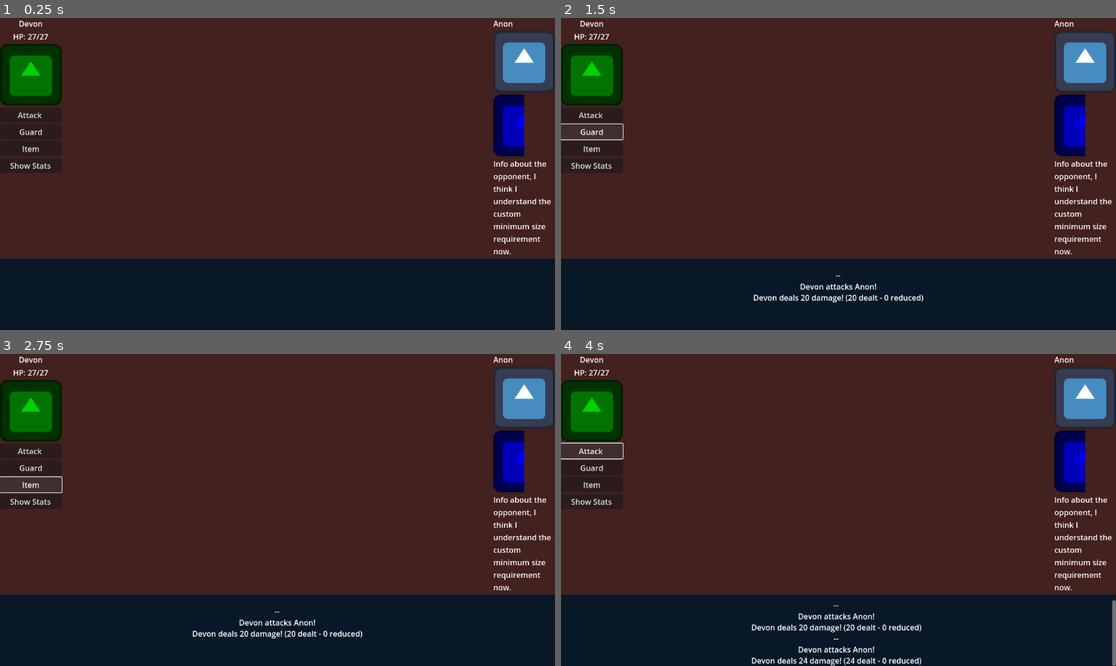
Above: before the commit, frames 1-4 (two rows, left to right).
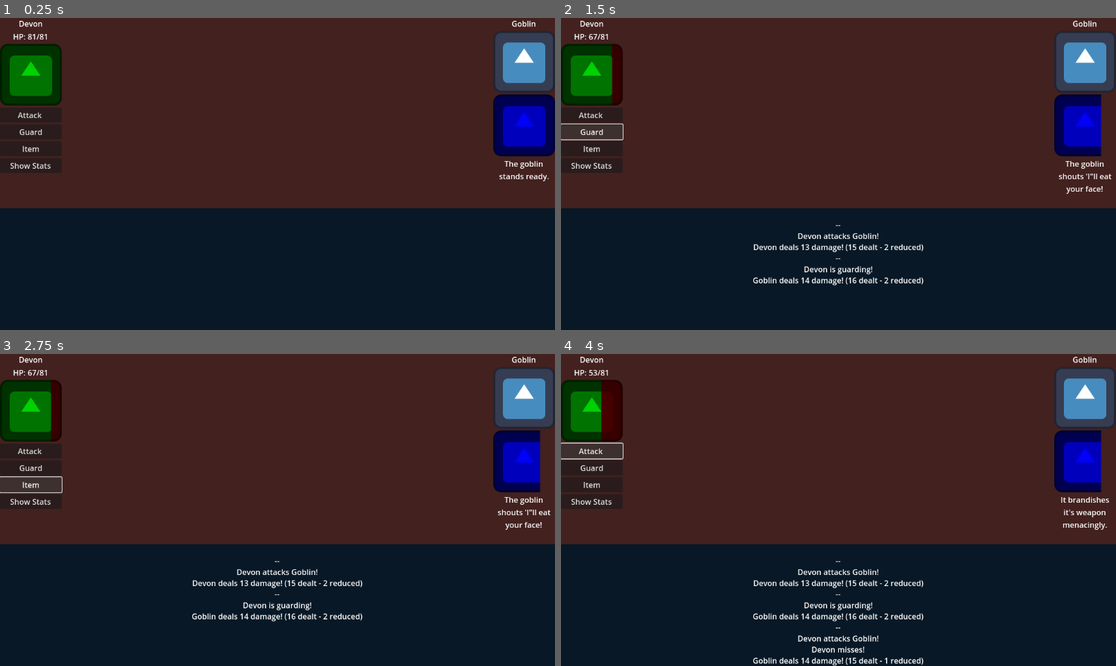
Above: after the commit, the same moments.

Repository: Cuppit/UI-Fights2
Game: Godot game, scene res://scenes/main_game_ui.tscn
Two runs of this game, one before a commit and one after it. Both use one fixed random seed, a clock stepped at 60 frames per second and the inputs below. The engine's default icon, where the game draws it, is replaced by a stand-in: a white triangle on a blue panel in a dark square.
Inputs:
- Up to frame 1 (0.25 s): no input
- Up to frame 2 (1.5 s): click "Attack" at 0.5 s; click "Guard" at 1.25 s
- Up to frame 3 (2.75 s): click "Item" at 2 s
- Up to frame 4 (4 s): click "Show Stats" at 2.75 s; click "Attack" at 3.5 s

The runs differ from the first frame. In frame 1, 18% of the frame differs, in the area x 0-100%, y 0-78%; in frame 2, 18%; in frame 3, 18%; in frame 4, 20%, in the area x 0-100%, y 0-100%.

Commit message:
Enemies can act, and express personality

Diff:
--- a/scenes/main_game_ui.tscn
+++ b/scenes/main_game_ui.tscn
@@ -74,6 +74,7 @@
 
 [node name="BtnGuard" type="Button" parent="Background/VBoxContainer/HBoxContainer/PlayerUI"]
 layout_mode = 2
+disabled = true
 text = "Guard"
 
 [node name="BtnItem" type="Button" parent="Background/VBoxContainer/HBoxContainer/PlayerUI"]
@@ -92,6 +93,7 @@
 [node name="Name" type="Label" parent="Background/VBoxContainer/HBoxContainer/OpponentUI"]
 layout_mode = 2
 text = "NameLabel"
+horizontal_alignment = 1
 
 [node name="OpponentPortrait" type="TextureRect" parent="Background/VBoxContainer/HBoxContainer/OpponentUI"]
 layout_mode = 2
@@ -110,6 +112,7 @@
 layout_mode = 2
 size_flags_vertical = 1
 text = "Info about the opponent, I think I understand the custom minimum size requirement now."
+horizontal_alignment = 1
 autowrap_mode = 3
 
 [node name="InfoBox" type="ColorRect" parent="Background/VBoxContainer"]
--- a/scripts/armor.gd
+++ b/scripts/armor.gd
@@ -4,6 +4,7 @@
 
 var armor_name = "Armor name"
 var armor_desc = "Armor description"
+var base_evasion = 0
 var base_armor = 0
 var stat_bonuses={"str":0,"dex":0,"con":0}
 
@@ -15,9 +16,10 @@
 
 var armor_type = ArmorType.LIGHT
 
-func _init(name="None", amr=0, type=ArmorType.LIGHT, desc="Nothing but the clothes on your back.",stat_bons={"str":0,"dex":0,"con":0}):
+func _init(name="None", eva=0, amr=0, type=ArmorType.LIGHT, desc="Nothing but the clothes on your back.",stat_bons={"str":0,"dex":0,"con":0}):
 	armor_name = name
 	armor_desc = desc
+	base_evasion = eva
 	base_armor = amr
 	armor_type = type
 	stat_bonuses = stat_bons
--- a/scripts/databases/armor_db.gd
+++ b/scripts/databases/armor_db.gd
@@ -1,5 +1,7 @@
 extends Node
+var db = Global.armorDB
 
 func build_armor_db():
-	Global.armorDB["None"]=Armor.new()
-	Global.armorDB["Gambeson"]=Armor.new("Gambeson", 1, Armor.ArmorType.LIGHT, "Minimal protection for your person.")
+	db["None"]=Armor.new()
+	db["Gambeson"]=Armor.new("Gambeson",0, 3, Armor.ArmorType.LIGHT, "Minimal protection for your person.")
+	db["Jerkin"]=Armor.new("Jerkin",0, 1, Armor.ArmorType.LIGHT, "A worn jerkin.")
--- a/scripts/databases/character_db.gd
+++ b/scripts/databases/character_db.gd
@@ -1 +1,10 @@
 extends Node
+var db = Global.characterDB
+var Attitude = GameCharacter.Attitude # convenience assignment for copypasting from GameCharacter script
+
+func build_character_db():
+	db["None"]=GameCharacter.new()
+	db["Goblin"]=GameCharacter.new("Goblin",3,6,2,"Club","Jerkin", {Attitude.NEUTRAL:["The goblin stands ready.","The goblin shouts 'I\"ll eat your face!","It brandishes it's weapon menacingly.","The goblin is sizing you up."]\
+					 ,Attitude.AGGRESSIVE:["The goblin looks ready to charge!","The goblin's shouting a battle cry!","You see a flash of bloodlust in it's eyes!"]\
+					 ,Attitude.DEFENSIVE:["It's taking a defensive posture...","The goblin's anticipating your next move!"]\
+					 ,Attitude.FAINTING:["The goblin's out of breath!","The goblin's struggling to stand!","It's looking rather weak!"]})
--- a/scripts/databases/weapon_db.gd
+++ b/scripts/databases/weapon_db.gd
@@ -1,7 +1,9 @@
 extends Node
 
+var db = Global.weaponDB
+
 func build_weapon_db():
-	Global.weaponDB["None"]=Weapon.new()
-	Global.weaponDB["Dagger"]=Weapon.new("Dagger",3, Weapon.DamageType.SLASHING, "A standard six-inch all-purpose blade.")
-	Global.weaponDB["Club"]=Weapon.new("Club",3, Weapon.DamageType.BLUDGEONING, "A weapon for applying blunt trauma.")
-	Global.weaponDB["Shortspear"]=Weapon.new("Shortspear",3, Weapon.DamageType.PIERCING, "A three-foot pole with a sharp point at the end.")
+	db["None"]=Weapon.new()
+	db["Dagger"]=Weapon.new("Dagger",0,3, Weapon.DamageType.SLASHING, "A standard six-inch all-purpose blade.")
+	db["Club"]=Weapon.new("Club",0,3, Weapon.DamageType.BLUDGEONING, "A weapon for applying blunt trauma.")
+	db["Shortspear"]=Weapon.new("Shortspear",0,3, Weapon.DamageType.PIERCING, "A three-foot pole with a sharp point at the end.")
--- a/scripts/game_character.gd
+++ b/scripts/game_character.gd
@@ -2,9 +2,47 @@
 
 class_name GameCharacter
 
+## This describes the kind of attitude the character exhibits presently.
+## For NPCs, this determines the kind of message displayed, and may also
+## impact AI decisions.  For players, it can influence the kind of tactics
+## an AI might attept to use.
+
+## Grab same random number generator that's in the global script
+var rng = Global.rng
+
+enum Attitude {
+	NEUTRAL,  ## When an enemy is exhibiting their normal behavior
+	AGGRESSIVE, ## When an enemy is taking up an aggressive posture, attempting to use a strong attack
+	DEFENSIVE, ## When an enemy is taking up a defensive posture
+	FAINTING ## When below a certain HP threshold, usually, 1/3rd, an enemy has to be at to exhibit close to being defeated
+}
+
+## The current attitude of this character (neutral by default)
+var current_attitude = Attitude.NEUTRAL
+
+## The types of attitude the character tends to exhibit at the start of a turn
+var personality = {Attitude.NEUTRAL:4,Attitude.AGGRESSIVE:1,Attitude.DEFENSIVE:1}
+
+var attitude_msgs = {Attitude.NEUTRAL:["neutralmsg1","neutralmsg2"]\
+					 ,Attitude.AGGRESSIVE:["aggressivemsg1","aggressivemsg2"]\
+					 ,Attitude.DEFENSIVE:["defensivemsg1","defensivemsg2"]\
+					 ,Attitude.FAINTING:["faintingmsg1","faintingmsg2"]}
+
+var action_preferences = { Attitude.NEUTRAL:{"attack":5,"guard":1}\
+							,Attitude.AGGRESSIVE:{"attack":1,"guard":0}\
+							,Attitude.DEFENSIVE:{"guard":1}\
+							,Attitude.FAINTING:{"attack":1,"guard":1}}
+
+## percent HP a character needs to be at in order to express an attitude of "fainting"
+var fainting_threshold = 0.33
+
 var character_name = "CharacterName"
 
 var curr_health = 3
+
+## Flag to indicate whether the character is currently guarding
+## Guarding
+var guarding = false
 
 var base_str = 1
 var base_dex = 1
@@ -20,24 +58,24 @@
 ## lower than 1 at any time)
 func get_str():
 	var total = base_str \
-		+ Global.weaponDB.get(equipped_weapon,"None").stat_bonuses.get("str") \
-		+ Global.armorDB.get(equipped_armor,"None").stat_bonuses.get("str")
+		+ Global.weaponDB.get(equipped_weapon,Global.weaponDB["None"]).stat_bonuses.get("str") \
+		+ Global.armorDB.get(equipped_armor,Global.armorDB["None"]).stat_bonuses.get("str")
 	return total if total > 1 else 1
 
 func get_dex():
 
 	print("DEBUG: Global.weaponDB.get(",equipped_weapon,"'None') yields: ",\
-		Global.weaponDB.get(equipped_weapon,"None"),"Weapon name is:",\
-		Global.weaponDB.get(equipped_weapon,"None").weapon_name)
+		Global.weaponDB.get(equipped_weapon,Global.weaponDB["None"]),"Weapon name is:",\
+		Global.weaponDB.get(equipped_weapon,Global.weaponDB["None"]).weapon_name)
 	var total = base_dex \
-		+ Global.weaponDB.get(equipped_weapon,"None").stat_bonuses.get("dex") \
-		+ Global.armorDB.get(equipped_armor,"None").stat_bonuses.get("dex")
+		+ Global.weaponDB.get(equipped_weapon,Global.weaponDB["None"]).stat_bonuses.get("dex") \
+		+ Global.armorDB.get(equipped_armor,Global.armorDB["None"]).stat_bonuses.get("dex")
 	return total if total > 1 else 1
 
 func get_con():
 	var total = base_con \
-		+ Global.weaponDB.get(equipped_weapon,"None").stat_bonuses.get("con") \
-		+ Global.armorDB.get(equipped_armor,"None").stat_bonuses.get("con")
+		+ Global.weaponDB.get(equipped_weapon,Global.weaponDB["None"]).stat_bonuses.get("con") \
+		+ Global.armorDB.get(equipped_armor,Global.armorDB["None"]).stat_bonuses.get("con")
 
 	return total if total > 1 else 1
 
@@ -45,35 +83,85 @@
 func get_accuracy():
 	return 2*get_dex() + get_str()
 
+
 func get_evasion():
-	return get_dex()
+	var to_return = get_dex() + Global.armorDB.get(equipped_armor,Global.armorDB["None"]).base_evasion
+	return int((to_return*4)/3) if guarding else to_return
 
-# The damage stat of the character
+
+## The damage stat of the character
 func get_damage():
-	return 2*get_str() + get_dex() + Global.weaponDB.get(equipped_weapon,"None").weapon_damage
+	return 2*get_str() + get_dex() + Global.weaponDB.get(equipped_weapon,Global.weaponDB["None"]).weapon_damage
 
-# used in calculating damage reduced from attacks
+##  used in calculating damage reduced from attacks
 func get_armor():
-	return get_con()/2 + get_str()/4 + Global.armorDB.get(equipped_armor,"None").base_armor
+	var to_return = get_con()/2 + get_str()/4 + Global.armorDB.get(equipped_armor,Global.armorDB["None"]).base_armor
+	return int(((to_return*4)/3)+1) if guarding else to_return # +1 added to ensure guarding causes at least some benefit
+
 ## Calculates the current max health of the character based on relevant factors.
 ## More to be defined later, but the most basic factor: constitution * 3.
 ## (And also max health can never go below 1)
 func get_max_health():
-	var total = (get_con()*9)
+	var total = (get_con()*27)
 	return total if total > 1 else 1
 
 ## Debug function to test how script hierarchy/scoping works in Godot
 func print_health():
 	print(curr_health)
 
+## Used for selecting any pieces of data dependent on a
+## weighted outcome.
+func choose_weighted_outcome(outcomes:Dictionary):
+	var weights = outcomes.values()
+	var total_weight = 0
+	for w in weights:
+		total_weight += w
+	var rand_choice = rng.randi_range(1, total_weight)
+	var cumulative_weight = 0
+	var selection = null
+	for outcome in outcomes.keys():
+		cumulative_weight += outcomes[outcome]
+		if rand_choice <= cumulative_weight:
+			selection = outcome
+			break
+
+	return selection
+
+## Returns an appropriate battle message based on the
+## character's current attitude.
+func get_battle_msg():
+	var msg = rng.randi_range(0,len(attitude_msgs[current_attitude])-1)
+	return attitude_msgs[current_attitude][msg]
+
 func process_turn(ability_name="", target=null):
-	Abilities.execute_ability(self, ability_name, target)
+	guarding = false # Reset guarding status before processing turn
+	if (ability_name == ""):
+		print("No ability name passed, automatically deciding action: ")
 
-func _init(chname="Anon",stren=1, dex=1, con=1):
+		var selection = choose_weighted_outcome(action_preferences[current_attitude])
+
+		# 3) Execute the chosen ability
+		Abilities.execute_ability(self, selection, target)
+
+		# 4) Choose a new attitude
+		if curr_health < int(get_max_health()*fainting_threshold):
+			current_attitude = Attitude.FAINTING
+		else:
+			current_attitude = choose_weighted_outcome(personality)
+	else:
+		Abilities.execute_ability(self, ability_name, target)
+
+func _init(chname="Anon",stren=1, dex=1, con=1, weapon="None", armor="None", attitudemsgs=null):
 	character_name=chname
 	base_str = stren
 	base_dex = dex
 	base_con = con
+	equipped_weapon = weapon
+	equipped_armor = armor
+
+	if attitudemsgs != null:
+		attitude_msgs = attitudemsgs
+
 
 	## Initialize starting stats that are changable (e.g. HP)
 	curr_health = get_max_health()
--- a/scripts/global/abilities.gd
+++ b/scripts/global/abilities.gd
@@ -13,7 +13,7 @@
 				var roll_range = user.get_accuracy() + tgt.get_evasion()
 				var attack_roll = rng.randi_range(1, roll_range)
 				if attack_roll > user.get_accuracy():
-					Global.battle_log.append(str(user," misses!"))
+					Global.battle_log.append(str(user.character_name," misses!"))
 				else:
 					#calculate damage dealt
 					var dmg_dealt = user.get_damage() + rng.randi_range(0,user.get_damage())
@@ -23,5 +23,10 @@
 					Global.battle_log.append(str(user.character_name," deals ",net_dmg," damage! (",dmg_dealt," dealt - ",dmg_resisted," reduced)"))
 					#Apply damage (ensure "negative" damage isn't applied if armor completely blocks attack)
 					tgt.curr_health -= net_dmg if net_dmg > 0 else 0
+		"guard":
+			print("BEFORE guarding, character ",user.character_name," has ",user.get_evasion()," evasion, and ",user.get_armor()," armor.")
+			print("Character ",user.character_name," is guarding!")
+			user.guarding=true
+			print("AFTER guarding, character ",user.character_name," has ",user.get_evasion()," evasion, and ",user.get_armor()," armor.")
 		_:
 			print("MSG: Abilities.execute_ability(): No valid ability name attempted to execute?")
--- a/scripts/global/global.gd
+++ b/scripts/global/global.gd
@@ -4,7 +4,7 @@
 
 var weaponDB = {"None":Weapon.new()}
 var armorDB = {"None":Armor.new()}
-#var characterDB ={"Placeholder":GameCharacter.new()}
+var characterDB ={}
 
 ## Gain access to scripts designed to build databases for game use
 ## Potentially over-engineering, however want raw data to be somewhat separate from main logic
@@ -36,4 +36,8 @@
 
 
 func build_character_db():
-	Global.characterDB["None"]=GameCharacter.new()
+	var cdbs = CharacterDBScript.new()
+	cdbs.build_character_db()
+	#
+func clone_character(char=characterDB["None"]):
+	return GameCharacter.new(char.character_name,char.base_str,char.base_dex,char.base_con,char.equipped_weapon,char.equipped_armor,char.attitude_msgs)
--- a/scripts/main_game_ui.gd
+++ b/scripts/main_game_ui.gd
@@ -2,6 +2,26 @@
 
 var player: GameCharacter
 var opponent: GameCharacter
+
+enum Turn {
+	PLAYER,
+	OPPONENT
+}
+
+## Tracker variable to see whose turn it currently is
+## (Starts on the player's turn by default)
+var current_turn = Turn.PLAYER
+
+## Utility function to pass turn
+func pass_turn():
+	if current_turn == Turn.PLAYER:
+		current_turn = Turn.OPPONENT
+		opponent.process_turn("",player)
+		pass_turn()
+		update_ui()
+	else:
+		current_turn = Turn.PLAYER
+		update_ui()
 
 func update_battle_log(msg=""):
 	if msg != "":
@@ -24,6 +44,12 @@
 	$Background/VBoxContainer/HBoxContainer/PlayerUI/HealthBar.max_value = player.get_max_health()
 	$Background/VBoxContainer/HBoxContainer/PlayerUI/HealthBar.value = player.curr_health
 
+	# Update whether the player's buttons are clickable
+	$Background/VBoxContainer/HBoxContainer/PlayerUI/BtnAttack.disabled=false if current_turn == Turn.PLAYER else true
+	$Background/VBoxContainer/HBoxContainer/PlayerUI/BtnGuard.disabled=false if current_turn == Turn.PLAYER else true
+	$Background/VBoxContainer/HBoxContainer/PlayerUI/BtnItem.disabled=false if current_turn == Turn.PLAYER else true
+	$Background/VBoxContainer/HBoxContainer/PlayerUI/BtnStats.disabled=false if current_turn == Turn.PLAYER else true
+
 	## --- UPDATING OPPONENT INFORMATION ---
 	# Update opponent's name
 	$Background/VBoxContainer/HBoxContainer/OpponentUI/Name.text = opponent.character_name
@@ -31,8 +57,11 @@
 	# Update opponent's current HP TODO 20250719: decide whether to display opponent HP and/or what conditions to do so under
 	#$Background/VBoxContainer/HBoxContainer/OpponentUI/CurrentHP.text = str("HP: ",opponent.curr_health,"/",opponent.get_max_health())
 	# Update opponent's health bar
-	# $Background/VBoxContainer/HBoxContainer/OpponentUI/HealthBar.max_value = opponent.get_max_health()
-	# $Background/VBoxContainer/HBoxContainer/OpponentUI/HealthBar.value = opponent.curr_health
+	$Background/VBoxContainer/HBoxContainer/OpponentUI/HealthBar.max_value = opponent.get_max_health()
+	$Background/VBoxContainer/HBoxContainer/OpponentUI/HealthBar.value = opponent.curr_health
+
+	$Background/VBoxContainer/HBoxContainer/OpponentUI/OpponentDescription.text = opponent.get_battle_msg()
+	update_battle_log()
 
 
 func _ready():
@@ -43,32 +72,32 @@
 	print("Building game databases:")
 	Global.build_weapon_db()
 	Global.build_armor_db()
+	Global.build_character_db()
 
 	print("building characters:")
 	player = GameCharacter.new("Devon",3,3,3)
 	player.equipped_weapon = "Dagger"
 	player.print_health()
 
-	opponent = GameCharacter.new()
+	opponent = Global.clone_character(Global.characterDB.get("Goblin", Global.characterDB["None"]))
 
 	# make an initial update to the UI
 	update_ui()
 
 func _on_btn_attack_pressed():
-
 	update_battle_log(str("--\n",player.character_name," attacks ",opponent.character_name,"!"))
 	player.process_turn("attack", opponent)
 	update_battle_log()
-	#opponent.process_turn()
+	pass_turn()
 	pass # Replace with function body.
 
 func _on_btn_guard_pressed():
-	pass # Replace with function body.
-
+	update_battle_log(str("--\n",player.character_name," is guarding!"))
+	player.process_turn("guard")
+	pass_turn()
 
 func _on_btn_item_pressed():
 	pass # Replace with function body.
-
 
 func _on_btn_stats_pressed():
 	pass # Replace with function body.
--- a/scripts/weapons.gd
+++ b/scripts/weapons.gd
@@ -35,13 +35,14 @@
 var weapon_name = "WeaponName"
 var weapon_description = "Weapon description"
 var weapon_damage = 1
+var weapon_accuracy = 1
 var weapon_dmg_type = DamageType.BLUDGEONING
 
 var weapon_category = WeaponCategory.SIMPLE
 var weapon_properties = [WeaponProperty.LIGHT]
 
 ## Initializer for weapons.
-func _init(wname="None", dmg=1, dmg_type = DamageType.BLUDGEONING, desc="Nothing but your bare hands.", stat_bons={"str":0,"dex":0,"con":0}):
+func _init(wname="None", acc=1, dmg=1, dmg_type = DamageType.BLUDGEONING, desc="Nothing but your bare hands.", stat_bons={"str":0,"dex":0,"con":0}):
 	weapon_name = wname
 	weapon_damage = dmg
 	stat_bonuses=stat_bons
Not shown, changed: devdocs/20250719_battlelog.txt
Not shown, added: devdocs/20250720_enemyAI.txt
